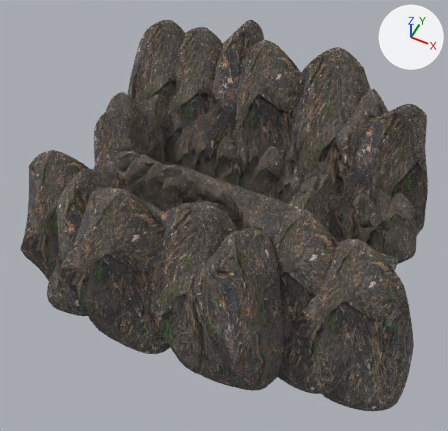
An edit to the glTF model Editor/assets/models/canyon/canyon09.gltf, drawn before and after from the same camera.
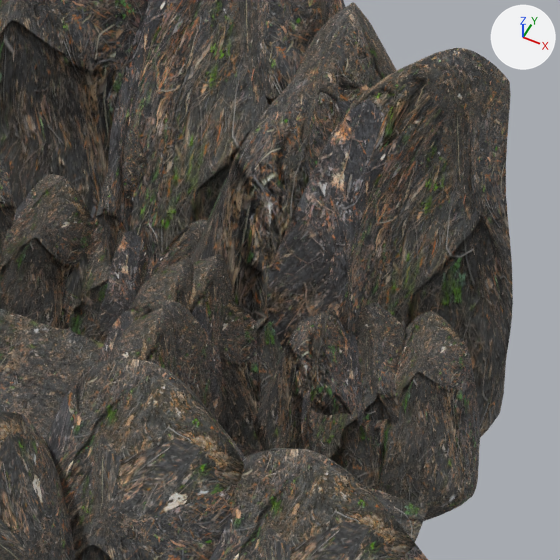
The first picture shows the older version from a camera (50 mm lens) standing at (34.8, -75.3, 96.3) and looking at (-1.4, -3.1, 6.1). The close-ups show both versions on the part from 57% to 99% of the width and 20% to 64% of the height of that picture; other places that the commit changed are outside them. Every picture has the same lights, and +X, +Y and +Z are marked at upper right. Where no turn or scale is listed for an object, it has been applied to the vertices.

Names of what the first close-up shows: 'Plane.036', 'Rock.1735', 'Rock.1736', 'Rock.1740', 'Rock.1741', 'Rock.1742', 'Rock.1743', 'Rock.1744', 'Rock.1745', 'Rock.1777', 'Rock.1782', 'Rock.1786'.
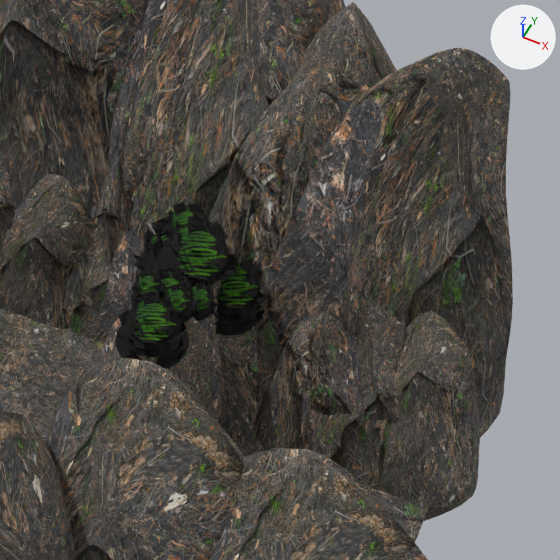
Changed parts and their boxes [x1, y1, x2, y2] in the close-ups (560 x 560 px):
```json
{"object": "Bush.5343", "change": "added", "after": [144, 216, 239, 299]}
{"object": "Bush.5344", "change": "added", "after": [115, 291, 189, 369]}
{"object": "Bush.5350", "change": "added", "after": [212, 253, 270, 335]}
{"object": "Bush.5346", "change": "added", "after": [162, 284, 196, 324]}
{"object": "Bush.5347", "change": "added", "after": [190, 282, 218, 321]}
{"object": "Bush.5349", "change": "added", "after": [162, 202, 210, 242]}
{"object": "Bush.5345", "change": "added", "after": [131, 269, 166, 306]}
{"object": "Bush.5348", "change": "added", "after": [132, 216, 169, 282]}
{"object": "Bush.5342", "change": "added", "after": [132, 267, 201, 321]}
{"object": "Rock.769", "change": "unchanged, covered by the edit", "before": [187, 254, 235, 418], "after": [198, 279, 222, 418]}
{"object": "Rock.1791", "change": "unchanged, covered by the edit", "before": [108, 306, 177, 377], "after": [108, 343, 177, 377]}
{"object": "Rock.1803", "change": "unchanged, covered by the edit", "before": [129, 257, 194, 309]}
```

Edits to the scene script, one JSON object a line:
```json
{"op": "add", "block": "img_bushbasecolor", "code": ["img_bushbasecolor = load_image('bushbaseColor', '../../textures/grass_tuft/baseColor.png', 1024, 1024, 'sRGB')"]}
{"op": "add", "block": "img_bushnormal", "code": ["img_bushnormal = load_image('bushnormal', '../../textures/bush/normal.jpg', 2048, 2048, 'Non-Color')"]}
{"op": "add", "block": "mat_bush", "code": ["mat_bush = bpy.data.materials.new('Bush')", "# uses the picture img_bushbasecolor", "# uses the picture img_bushnormal"]}
{"op": "add", "block": "me_bush", "code": ["me_bush = bpy.data.meshes.new('Bush')", "me_bush.from_pydata(...)  # 656 vertices, 966 faces; spans x -0.621..0.638, y -0.147..1.02, z -0.493..0.747", "me_bush.materials.append(mat_bush)"]}
{"op": "add", "block": "ob_bush_5350", "code": ["ob_bush_5350 = bpy.data.objects.new('Bush.5350', me_bush)", "ob_bush_5350.location = (15.1, 10.39, 7.8)", "ob_bush_5350.rotation_euler = (1.077, 0.0724, -0.911)  # degrees (62, 4.1, -52)", "ob_bush_5350.scale = (4.4, 4.4, 4.4)"]}
{"op": "add", "block": "ob_bush_5349", "code": ["ob_bush_5349 = bpy.data.objects.new('Bush.5349', me_bush)", "ob_bush_5349.location = (11.75, 13.31, 9.67)", "ob_bush_5349.rotation_euler = (1.499, -0.0547, -1.068)  # degrees (86, -3.1, -61)", "ob_bush_5349.scale = (3.38, 3.38, 3.38)"]}
{"op": "add", "block": "ob_bush_5348", "code": ["ob_bush_5348 = bpy.data.objects.new('Bush.5348', me_bush)", "ob_bush_5348.location = (11.75, 13.31, 5.44)", "ob_bush_5348.rotation_euler = (1.499, -0.0547, -1.068)  # degrees (86, -3.1, -61)", "ob_bush_5348.scale = (5.84, 5.84, 5.84)"]}
{"op": "add", "block": "ob_bush_5347", "code": ["ob_bush_5347 = bpy.data.objects.new('Bush.5347', me_bush)", "ob_bush_5347.location = (14.05, 6.99, 10.86)", "ob_bush_5347.rotation_euler = (1.082, 0.352, -0.915)  # degrees (62, 20, -52)", "ob_bush_5347.scale = (2.15, 2.15, 2.15)"]}
{"op": "add", "block": "ob_bush_5346", "code": ["ob_bush_5346 = bpy.data.objects.new('Bush.5346', me_bush)", "ob_bush_5346.location = (13.45, 4.76, 12.17)", "ob_bush_5346.rotation_euler = (1.22, 0.165, -0.954)  # degrees (70, 9.5, -55)", "ob_bush_5346.scale = (2.15, 2.15, 2.15)"]}
{"op": "add", "block": "ob_bush_5345", "code": ["ob_bush_5345 = bpy.data.objects.new('Bush.5345', me_bush)", "ob_bush_5345.location = (11.74, 4.79, 12.17)", "ob_bush_5345.rotation_euler = (1.357, -0.163, -1.092)  # degrees (78, -9.3, -63)", "ob_bush_5345.scale = (2.15, 2.15, 2.15)"]}
{"op": "add", "block": "ob_bush_5344", "code": ["ob_bush_5344 = bpy.data.objects.new('Bush.5344', me_bush)", "ob_bush_5344.location = (12.6, 3.19, 9.9)", "ob_bush_5344.rotation_euler = (1.189, 0.00237, -1.144)  # degrees (68, 0.1, -66)", "ob_bush_5344.scale = (4.12, 4.12, 4.12)"]}
{"op": "add", "block": "ob_bush_5343", "code": ["ob_bush_5343 = bpy.data.objects.new('Bush.5343', me_bush)", "ob_bush_5343.location = (12.32, 9.69, 9.9)", "ob_bush_5343.rotation_euler = (0.996, 0.0869, -0.97)  # degrees (57, 5, -56)", "ob_bush_5343.scale = (5.04, 5.04, 5.04)"]}
{"op": "add", "block": "ob_bush_5342", "code": ["ob_bush_5342 = bpy.data.objects.new('Bush.5342', me_bush)", "ob_bush_5342.location = (12.32, 6.25, 9.9)", "ob_bush_5342.rotation_euler = (1.237, 0.125, -0.848)  # degrees (71, 7.2, -49)", "ob_bush_5342.scale = (3.83, 3.83, 3.83)"]}
```
